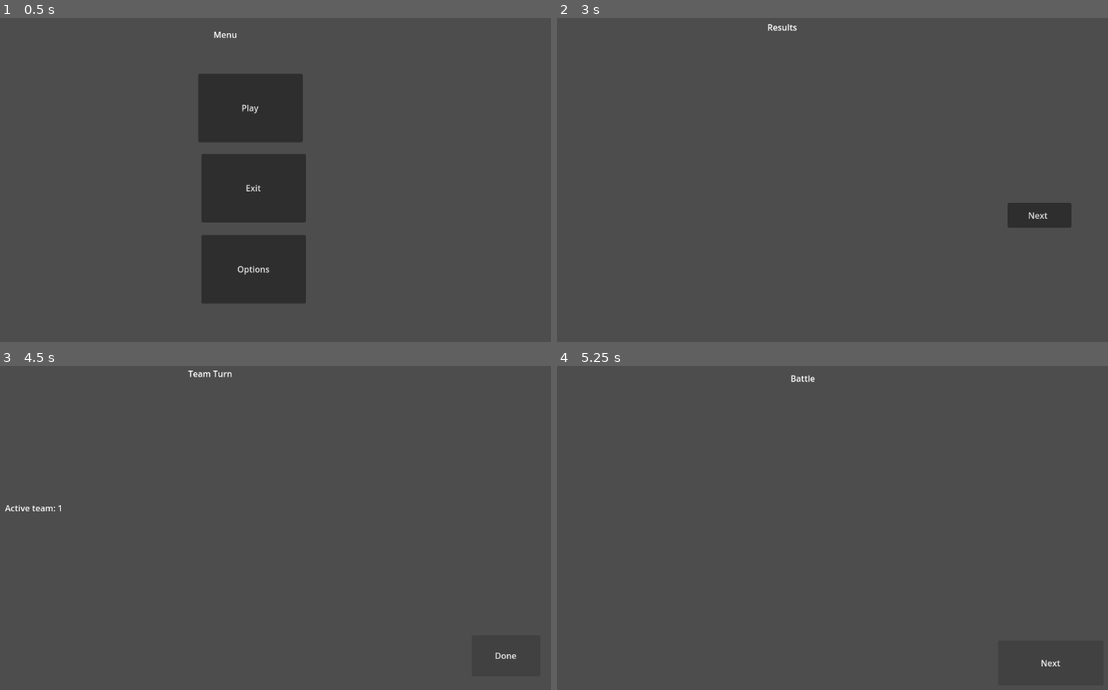
Above: before the commit, frames 1-4 (two rows, left to right).
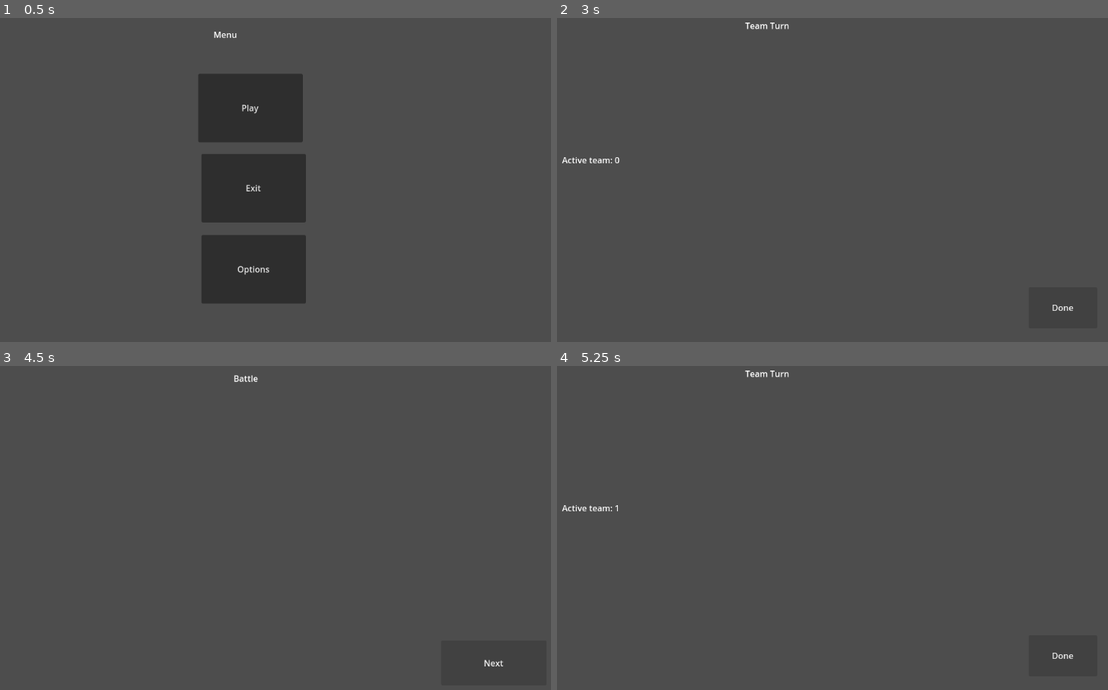
Above: after the commit, the same moments.

Repository: bastifpv/Giggle-o-Meter
Game: Godot game, scene res://scenes/menu.tscn
Same seed, same stepped clock (60 frames per second), same inputs: the game is played once before the commit and once after it.
Inputs:
- Up to frame 1 (0.5 s): no input
- Up to frame 2 (3 s): click "Play" at 0.5 s; click "Done" at 1.25 s; click "Done" at 2 s; click "Next" at 2.75 s
- Up to frame 3 (4.5 s): click "Next" (after the commit: "Done") at 3.5 s; click "Done" at 4.25 s
- Up to frame 4 (5.25 s): click "Done" (after the commit: "Next") at 5 s

Frame 1 is identical in both runs. In frame 2, 1.1% of the frame differs, in the area x 0-94%, y 1-91%; in frame 3, 0.3%; in frame 4, 0.3%.

Commit message:
use Global Values to Scene Controlling

Diff:
--- a/project.godot
+++ b/project.godot
@@ -18,6 +18,7 @@
 [autoload]
 
 SceneSwitcher="*res://scripts/scene_switcher.gd"
+GlobalSettings="*res://scripts/GlobalSettings.gd"
 
 [rendering]
 
--- /dev/null
+++ b/scripts/GlobalSettings.gd
@@ -0,0 +1,11 @@
+extends Node
+
+
+## General Config vars - DO NOT CHANGE
+var current_round = 0
+var count_both_players_turn = 0
+var active_team = 0
+
+
+## Config vars to control game behavior - CAN CHANGE
+var total_rounds = 5
--- a/scripts/battle.gd
+++ b/scripts/battle.gd
@@ -1,8 +1,13 @@
 extends Node2D
 
 func _ready():
+
 	pass
 
 
 func _on_next_button_pressed():
-	SceneSwitcher.change_scene("res://scenes/results.tscn")
+	GlobalSettings.current_round +=1
+	if GlobalSettings.current_round == GlobalSettings.total_rounds:
+		SceneSwitcher.change_scene("res://scenes/results.tscn")
+	else:
+		SceneSwitcher.change_scene("res://scenes/team_turn.tscn")
--- a/scripts/menu.gd
+++ b/scripts/menu.gd
@@ -4,7 +4,9 @@
 	pass
 
 func _on_play_button_pressed():
-	SceneSwitcher.change_scene("res://scenes/team_turn.tscn", {"active_team":0})
+	GlobalSettings.active_team = randi_range(0, 1)
+	print(GlobalSettings.active_team)
+	SceneSwitcher.change_scene("res://scenes/team_turn.tscn")
 
 
 
--- a/scripts/results.gd
+++ b/scripts/results.gd
@@ -4,4 +4,5 @@
 	pass
 
 func _on_next_button_pressed():
-	SceneSwitcher.change_scene("res://scenes/team_turn.tscn", {"active_team":0})
+	print("Game finished")
+	#SceneSwitcher.change_scene("res://scenes/team_turn.tscn", {"active_team":0})
--- a/scripts/team_turn.gd
+++ b/scripts/team_turn.gd
@@ -1,16 +1,23 @@
 extends Node2D
 
 func _ready():
-	var active_team = SceneSwitcher.get_param("active_team")
-	print(active_team)
-	$CanvasLayer/ActivePlayer.text = "Active team: " + str(active_team)
+	#sets team numer to layout
+	$CanvasLayer/ActivePlayer.text = "Active team: " + str(GlobalSettings.active_team)
 
 
 func _on_next_button_pressed():
-	# get variable
-	var active_team = SceneSwitcher.get_param("active_team")
+	#counts if both player have done their turn
+	print(GlobalSettings.current_round)
+	if GlobalSettings.count_both_players_turn < 1:
+		#reverse the active team
+		if GlobalSettings.active_team == 1:
+			GlobalSettings.active_team = 0
+		else:
+			GlobalSettings.active_team = 1
 
-	if active_team == 0: # 0 Team A and 1 is Team B
-		SceneSwitcher.change_scene("res://scenes/team_turn.tscn", {"active_team":1})
-	elif  active_team == 1: # 0 Team A and 1 is Team B
-		SceneSwitcher.change_scene("res://scenes/battle.tscn", {"active_team":0})
+		#call other scene
+		GlobalSettings.count_both_players_turn +=1
+		SceneSwitcher.change_scene("res://scenes/team_turn.tscn")
+	else:
+		GlobalSettings.count_both_players_turn = 0
+		SceneSwitcher.change_scene("res://scenes/battle.tscn")
